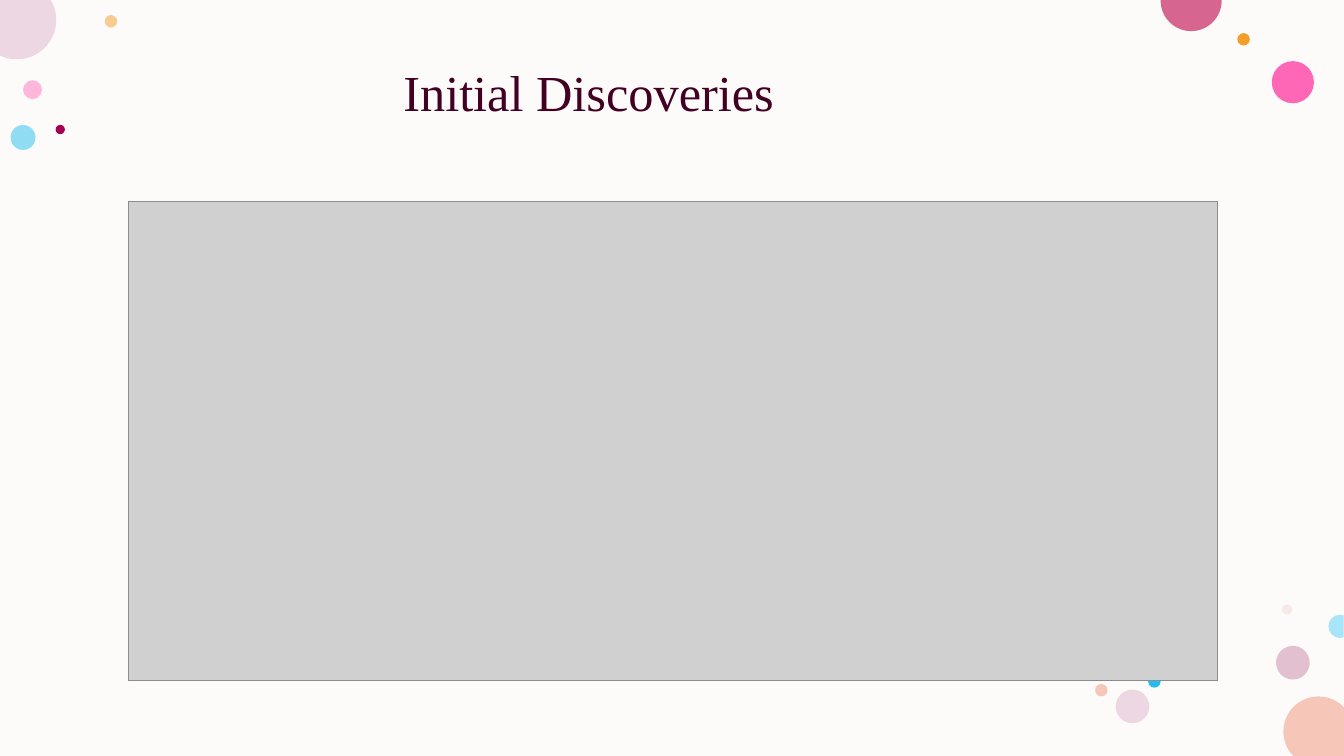
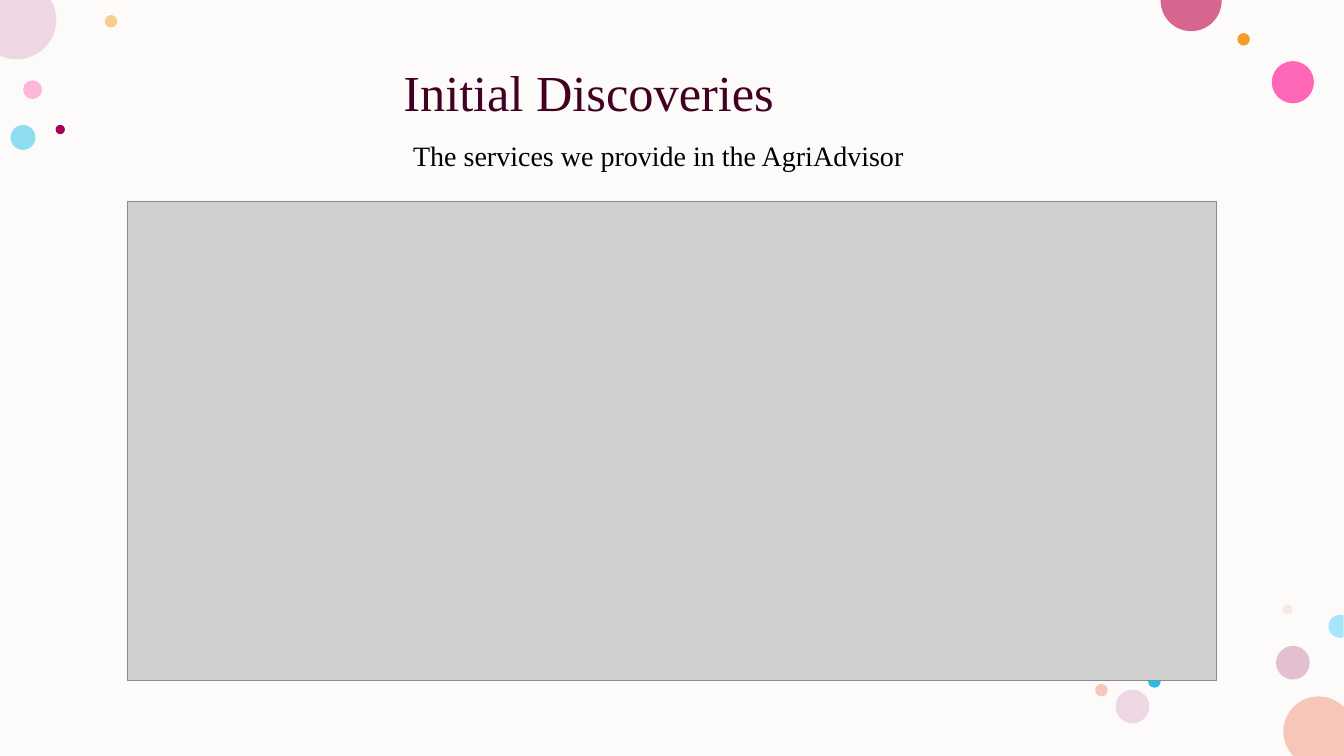
Before and after one commit to chandana341/DSCapstone, a slide deck: slide 5 of AgriAdvisor.pptx (slide 6 before the commit). Drawn at 1344x756 pixels with LibreOffice and Linux fonts; fonts in the diff are those of the drawing; grey boxes stand for pictures. Boxes give left, top, right and bottom in pixels: in the first picture for what was removed or moved away, otherwise in the second. Text is boxed around its words. In the diff, an @@ line names an element or a change of style, - is before the commit and + after.

```diff
--- a/AgriAdvisor.pptx
+++ b/AgriAdvisor.pptx
@@ text added at [413, 146, 904, 172], 20 pt, text #000000 @@
+The services we provide in the AgriAdvisor
```
Also in this commit, not shown: 1 other slide changed, 1 slide added, 1 slide removed.
